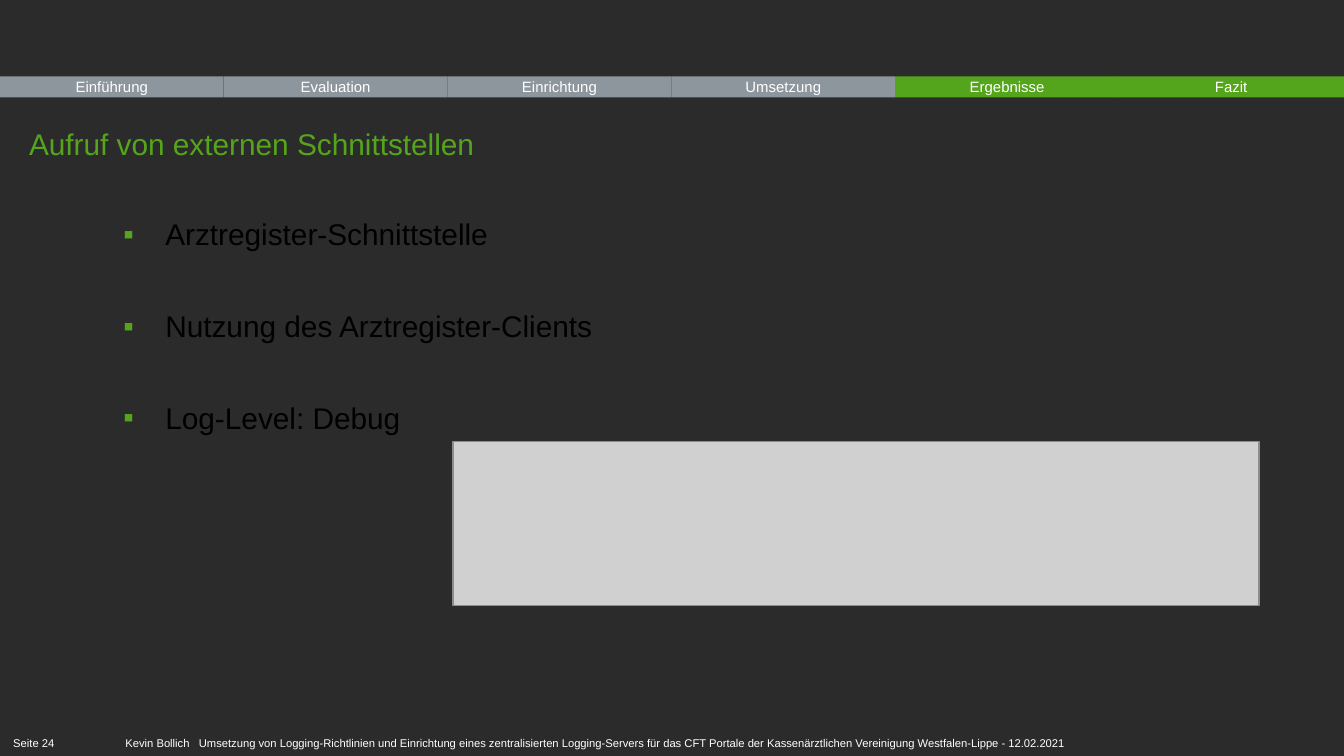
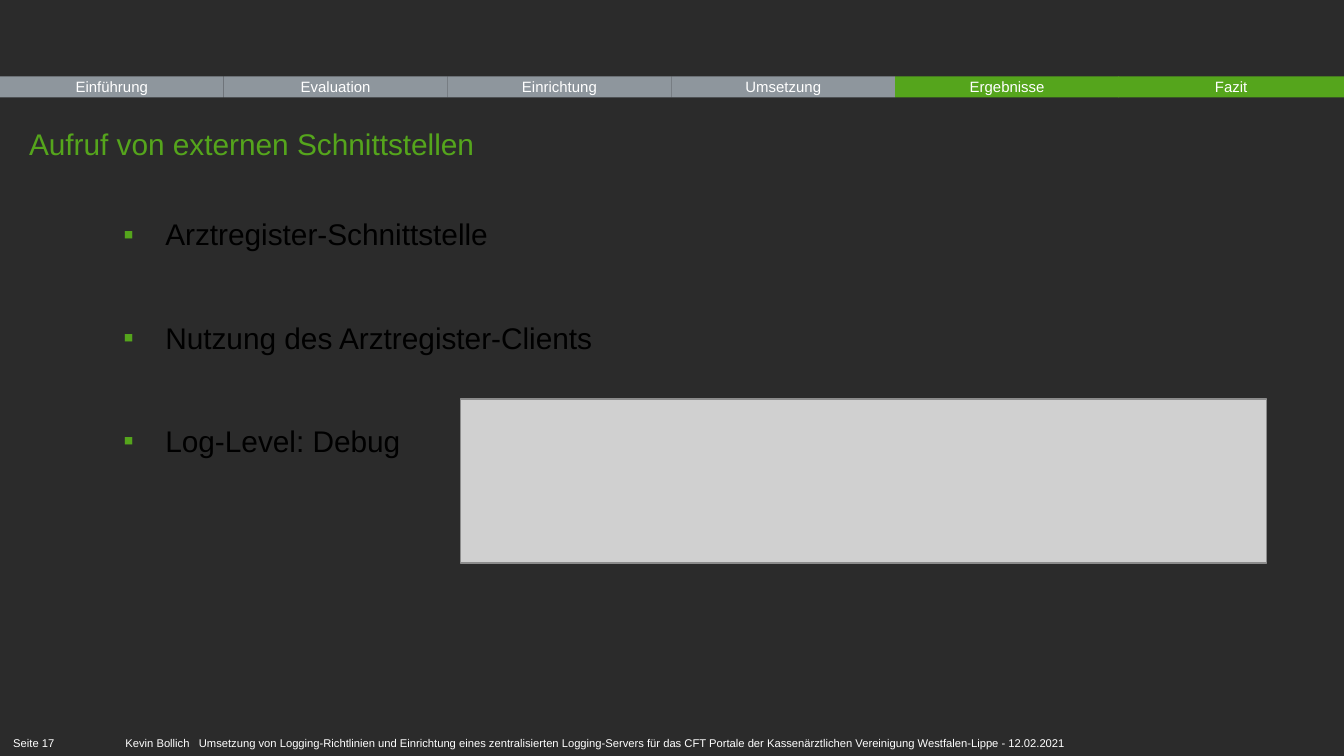
Before and after one commit to kevin-bollich97/Bachelorarbeit, a slide deck: slide 17 of praesentation/Bachelorarbeit-Bollich.pptx (slide 24 before the commit). Drawn at 1344x756 pixels with LibreOffice and Linux fonts; fonts in the diff are those of the drawing; grey boxes stand for pictures; background and template pictures are left out; a plain dark background stands for a picture behind light text. Boxes give left, top, right and bottom in pixels: in the first picture for what was removed or moved away, otherwise in the second. Text is boxed around its words. In the diff, an @@ line names an element or a change of style, - is before the commit and + after.

```diff
--- a/praesentation/Bachelorarbeit-Bollich.pptx
+++ b/praesentation/Bachelorarbeit-Bollich.pptx
@@ text "Arztregister-Schnittstelle" at (x1=165, y1=224, x2=592, y2=457): more space between paragraphs @@
@@ picture moved from (x1=453, y1=441, x2=1259, y2=605) to (x1=461, y1=399, x2=1267, y2=563) @@
@@ page number at (x1=13, y1=739, x2=54, y2=747): text changed @@
-Seite 24
+Seite 17
```
Also in this commit, not shown: 11 other slides changed, 8 slides removed.
